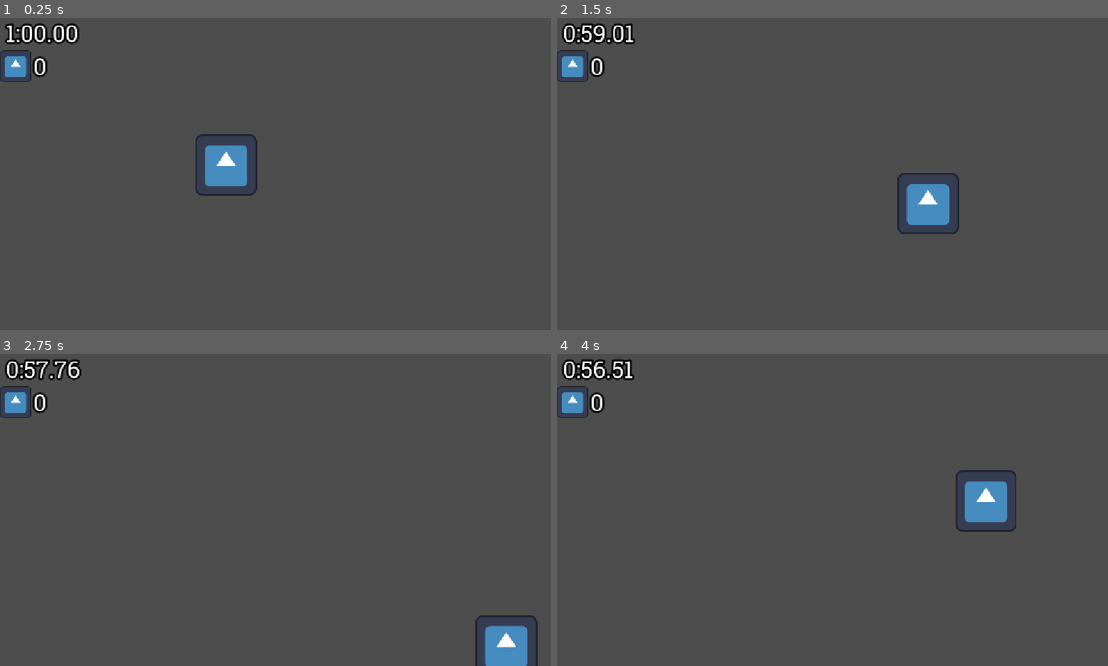
Above: before the commit, frames 1-4 (two rows, left to right).
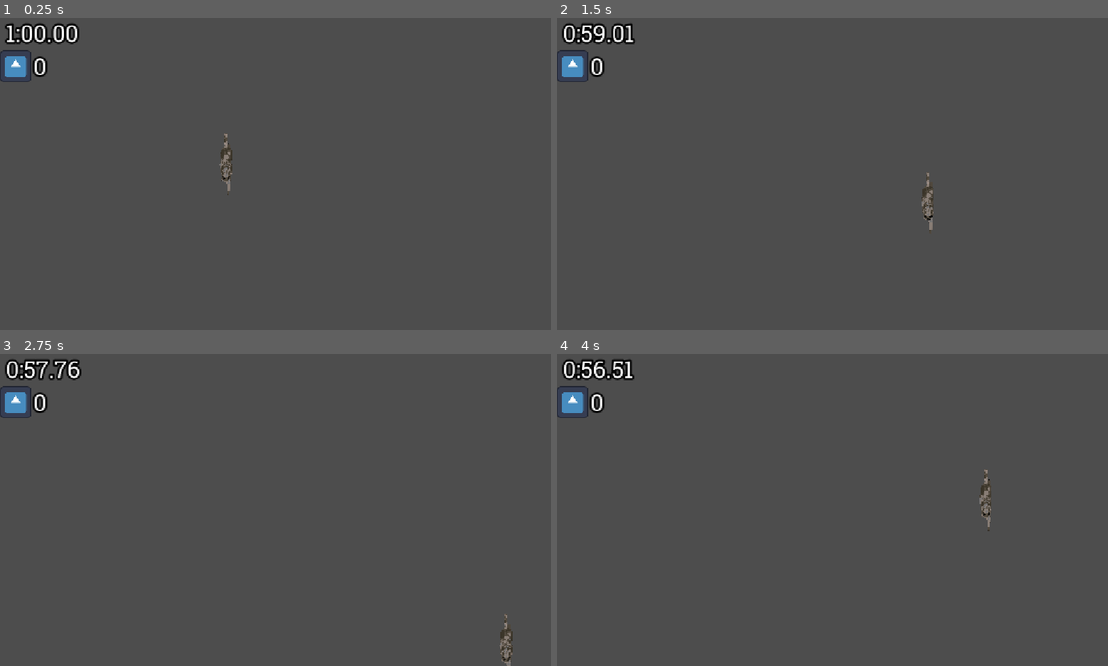
Above: after the commit, the same moments.

Repository: Emarald64/ancient-game-jam
Game: Godot game, scene res://source/main.tscn
Same seed, same stepped clock (60 frames per second), same inputs: the game is played once before the commit and once after it. The engine's default icon, where the game draws it, is replaced by a stand-in: a white triangle on a blue panel in a dark square.
Inputs:
- Up to frame 1 (0.25 s): no input
- Up to frame 2 (1.5 s): tap Enter at 0.5 s; hold D (move_right) 0.53-1.28 s; hold S (move_down) from 1.28 s (still down)
- Up to frame 3 (2.75 s): release S (move_down) at 2.03 s; hold D (move_right) from 2.03 s (still down)
- Up to frame 4 (4 s): release D (move_right) at 2.78 s; hold W (move_up) 2.78-3.53 s; hold A (move_left) from 3.53 s (still down)

The runs differ from the first frame. In frame 1, 1.3% of the frame differs, in the area x 35-47%, y 36-58%; in frame 2, 1.3%, in the area x 61-73%, y 49-70%; in frame 3, 1.2%; in frame 4, 1.3%.

Commit message:
added cat sprite sheet, needs to be cleaned up

Diff:
--- /dev/null
+++ b/source/cat_sprite.tscn
@@ -0,0 +1,670 @@
+[gd_scene format=3 uid="uid://b5gshl4y2tqit"]
+
+[ext_resource type="Texture2D" uid="uid://duiwv8p7s7udy" path="res://arte/catBigWalkSpriteSheet.png" id="1_hd2yd"]
+
+[sub_resource type="AtlasTexture" id="AtlasTexture_7dinq"]
+atlas = ExtResource("1_hd2yd")
+region = Rect2(572, 0, 52, 180)
+
+[sub_resource type="AtlasTexture" id="AtlasTexture_rlfvy"]
+atlas = ExtResource("1_hd2yd")
+region = Rect2(624, 0, 52, 180)
+
+[sub_resource type="AtlasTexture" id="AtlasTexture_454cx"]
+atlas = ExtResource("1_hd2yd")
+region = Rect2(676, 0, 52, 180)
+
+[sub_resource type="AtlasTexture" id="AtlasTexture_kcjj7"]
+atlas = ExtResource("1_hd2yd")
+region = Rect2(728, 0, 52, 180)
+
+[sub_resource type="AtlasTexture" id="AtlasTexture_7uy7g"]
+atlas = ExtResource("1_hd2yd")
+region = Rect2(780, 0, 52, 180)
+
+[sub_resource type="AtlasTexture" id="AtlasTexture_3wx2e"]
+atlas = ExtResource("1_hd2yd")
+region = Rect2(832, 0, 52, 180)
+
+[sub_resource type="AtlasTexture" id="AtlasTexture_x34k7"]
+atlas = ExtResource("1_hd2yd")
+region = Rect2(884, 0, 52, 180)
+
+[sub_resource type="AtlasTexture" id="AtlasTexture_5qsoe"]
+atlas = ExtResource("1_hd2yd")
+region = Rect2(936, 0, 52, 180)
+
+[sub_resource type="AtlasTexture" id="AtlasTexture_67tqu"]
+atlas = ExtResource("1_hd2yd")
+region = Rect2(988, 0, 52, 180)
+
+[sub_resource type="AtlasTexture" id="AtlasTexture_kpq4c"]
+atlas = ExtResource("1_hd2yd")
+region = Rect2(1040, 0, 52, 180)
+
+[sub_resource type="AtlasTexture" id="AtlasTexture_61tgc"]
+atlas = ExtResource("1_hd2yd")
+region = Rect2(1092, 0, 52, 180)
+
+[sub_resource type="AtlasTexture" id="AtlasTexture_sdj8b"]
+atlas = ExtResource("1_hd2yd")
+region = Rect2(0, 191, 118, 120)
+
+[sub_resource type="AtlasTexture" id="AtlasTexture_atehd"]
+atlas = ExtResource("1_hd2yd")
+region = Rect2(118, 191, 118, 120)
+
+[sub_resource type="AtlasTexture" id="AtlasTexture_h6jyj"]
+atlas = ExtResource("1_hd2yd")
+region = Rect2(236, 191, 118, 120)
+
+[sub_resource type="AtlasTexture" id="AtlasTexture_3t7lf"]
+atlas = ExtResource("1_hd2yd")
+region = Rect2(354, 191, 118, 120)
+
+[sub_resource type="AtlasTexture" id="AtlasTexture_65v77"]
+atlas = ExtResource("1_hd2yd")
+region = Rect2(472, 191, 118, 120)
+
+[sub_resource type="AtlasTexture" id="AtlasTexture_w3f2e"]
+atlas = ExtResource("1_hd2yd")
+region = Rect2(590, 191, 118, 120)
+
+[sub_resource type="AtlasTexture" id="AtlasTexture_o1nr7"]
+atlas = ExtResource("1_hd2yd")
+region = Rect2(708, 191, 118, 120)
+
+[sub_resource type="AtlasTexture" id="AtlasTexture_o4bjw"]
+atlas = ExtResource("1_hd2yd")
+region = Rect2(826, 191, 118, 120)
+
+[sub_resource type="AtlasTexture" id="AtlasTexture_isegi"]
+atlas = ExtResource("1_hd2yd")
+region = Rect2(944, 191, 118, 120)
+
+[sub_resource type="AtlasTexture" id="AtlasTexture_103hn"]
+atlas = ExtResource("1_hd2yd")
+region = Rect2(1062, 191, 118, 120)
+
+[sub_resource type="AtlasTexture" id="AtlasTexture_rikn8"]
+atlas = ExtResource("1_hd2yd")
+region = Rect2(1180, 191, 118, 120)
+
+[sub_resource type="AtlasTexture" id="AtlasTexture_avs44"]
+atlas = ExtResource("1_hd2yd")
+region = Rect2(1313, 313, 98, 110)
+
+[sub_resource type="AtlasTexture" id="AtlasTexture_rehpk"]
+atlas = ExtResource("1_hd2yd")
+region = Rect2(1411, 313, 98, 110)
+
+[sub_resource type="AtlasTexture" id="AtlasTexture_fqrqk"]
+atlas = ExtResource("1_hd2yd")
+region = Rect2(1509, 313, 98, 110)
+
+[sub_resource type="AtlasTexture" id="AtlasTexture_hhhbo"]
+atlas = ExtResource("1_hd2yd")
+region = Rect2(1607, 313, 98, 110)
+
+[sub_resource type="AtlasTexture" id="AtlasTexture_fypvq"]
+atlas = ExtResource("1_hd2yd")
+region = Rect2(1705, 313, 98, 110)
+
+[sub_resource type="AtlasTexture" id="AtlasTexture_ruolt"]
+atlas = ExtResource("1_hd2yd")
+region = Rect2(1803, 313, 98, 110)
+
+[sub_resource type="AtlasTexture" id="AtlasTexture_7hnnj"]
+atlas = ExtResource("1_hd2yd")
+region = Rect2(1901, 313, 98, 110)
+
+[sub_resource type="AtlasTexture" id="AtlasTexture_1aped"]
+atlas = ExtResource("1_hd2yd")
+region = Rect2(1999, 313, 98, 110)
+
+[sub_resource type="AtlasTexture" id="AtlasTexture_od35n"]
+atlas = ExtResource("1_hd2yd")
+region = Rect2(2097, 313, 98, 110)
+
+[sub_resource type="AtlasTexture" id="AtlasTexture_c8yff"]
+atlas = ExtResource("1_hd2yd")
+region = Rect2(2195, 313, 98, 110)
+
+[sub_resource type="AtlasTexture" id="AtlasTexture_iind4"]
+atlas = ExtResource("1_hd2yd")
+region = Rect2(2293, 313, 98, 110)
+
+[sub_resource type="AtlasTexture" id="AtlasTexture_3m7bb"]
+atlas = ExtResource("1_hd2yd")
+region = Rect2(1151, 0, 135, 81)
+
+[sub_resource type="AtlasTexture" id="AtlasTexture_lun6w"]
+atlas = ExtResource("1_hd2yd")
+region = Rect2(1286, 0, 135, 81)
+
+[sub_resource type="AtlasTexture" id="AtlasTexture_10yay"]
+atlas = ExtResource("1_hd2yd")
+region = Rect2(1421, 0, 135, 81)
+
+[sub_resource type="AtlasTexture" id="AtlasTexture_hiqr0"]
+atlas = ExtResource("1_hd2yd")
+region = Rect2(1556, 0, 135, 81)
+
+[sub_resource type="AtlasTexture" id="AtlasTexture_ayyal"]
+atlas = ExtResource("1_hd2yd")
+region = Rect2(1691, 0, 135, 81)
+
+[sub_resource type="AtlasTexture" id="AtlasTexture_hkf2r"]
+atlas = ExtResource("1_hd2yd")
+region = Rect2(1826, 0, 135, 81)
+
+[sub_resource type="AtlasTexture" id="AtlasTexture_6hcmj"]
+atlas = ExtResource("1_hd2yd")
+region = Rect2(1961, 0, 135, 81)
+
+[sub_resource type="AtlasTexture" id="AtlasTexture_4sk2m"]
+atlas = ExtResource("1_hd2yd")
+region = Rect2(2096, 0, 135, 81)
+
+[sub_resource type="AtlasTexture" id="AtlasTexture_uvx5e"]
+atlas = ExtResource("1_hd2yd")
+region = Rect2(2231, 0, 135, 81)
+
+[sub_resource type="AtlasTexture" id="AtlasTexture_6lpgg"]
+atlas = ExtResource("1_hd2yd")
+region = Rect2(2366, 0, 135, 81)
+
+[sub_resource type="AtlasTexture" id="AtlasTexture_c2jve"]
+atlas = ExtResource("1_hd2yd")
+region = Rect2(2501, 0, 135, 81)
+
+[sub_resource type="AtlasTexture" id="AtlasTexture_jbm5g"]
+atlas = ExtResource("1_hd2yd")
+region = Rect2(1177, 83, 135, 81)
+
+[sub_resource type="AtlasTexture" id="AtlasTexture_s3fqi"]
+atlas = ExtResource("1_hd2yd")
+region = Rect2(1312, 83, 135, 81)
+
+[sub_resource type="AtlasTexture" id="AtlasTexture_rqk7h"]
+atlas = ExtResource("1_hd2yd")
+region = Rect2(1447, 83, 135, 81)
+
+[sub_resource type="AtlasTexture" id="AtlasTexture_s0nsq"]
+atlas = ExtResource("1_hd2yd")
+region = Rect2(1582, 83, 135, 81)
+
+[sub_resource type="AtlasTexture" id="AtlasTexture_pc8xn"]
+atlas = ExtResource("1_hd2yd")
+region = Rect2(1717, 83, 135, 81)
+
+[sub_resource type="AtlasTexture" id="AtlasTexture_072xo"]
+atlas = ExtResource("1_hd2yd")
+region = Rect2(1852, 83, 135, 81)
+
+[sub_resource type="AtlasTexture" id="AtlasTexture_krsvd"]
+atlas = ExtResource("1_hd2yd")
+region = Rect2(1987, 83, 135, 81)
+
+[sub_resource type="AtlasTexture" id="AtlasTexture_1u18s"]
+atlas = ExtResource("1_hd2yd")
+region = Rect2(2122, 83, 135, 81)
+
+[sub_resource type="AtlasTexture" id="AtlasTexture_wnpv5"]
+atlas = ExtResource("1_hd2yd")
+region = Rect2(2257, 83, 135, 81)
+
+[sub_resource type="AtlasTexture" id="AtlasTexture_t4e2u"]
+atlas = ExtResource("1_hd2yd")
+region = Rect2(2392, 83, 135, 81)
+
+[sub_resource type="AtlasTexture" id="AtlasTexture_pu06j"]
+atlas = ExtResource("1_hd2yd")
+region = Rect2(2527, 83, 135, 81)
+
+[sub_resource type="AtlasTexture" id="AtlasTexture_sxb0h"]
+atlas = ExtResource("1_hd2yd")
+region = Rect2(0, 0, 52, 180)
+
+[sub_resource type="AtlasTexture" id="AtlasTexture_212yw"]
+atlas = ExtResource("1_hd2yd")
+region = Rect2(52, 0, 52, 180)
+
+[sub_resource type="AtlasTexture" id="AtlasTexture_chp3p"]
+atlas = ExtResource("1_hd2yd")
+region = Rect2(104, 0, 52, 180)
+
+[sub_resource type="AtlasTexture" id="AtlasTexture_6dl10"]
+atlas = ExtResource("1_hd2yd")
+region = Rect2(156, 0, 52, 180)
+
+[sub_resource type="AtlasTexture" id="AtlasTexture_t8ksx"]
+atlas = ExtResource("1_hd2yd")
+region = Rect2(208, 0, 52, 180)
+
+[sub_resource type="AtlasTexture" id="AtlasTexture_kaili"]
+atlas = ExtResource("1_hd2yd")
+region = Rect2(260, 0, 52, 180)
+
+[sub_resource type="AtlasTexture" id="AtlasTexture_vgopl"]
+atlas = ExtResource("1_hd2yd")
+region = Rect2(312, 0, 52, 180)
+
+[sub_resource type="AtlasTexture" id="AtlasTexture_tju38"]
+atlas = ExtResource("1_hd2yd")
+region = Rect2(364, 0, 52, 180)
+
+[sub_resource type="AtlasTexture" id="AtlasTexture_mjvn6"]
+atlas = ExtResource("1_hd2yd")
+region = Rect2(416, 0, 52, 180)
+
+[sub_resource type="AtlasTexture" id="AtlasTexture_758bk"]
+atlas = ExtResource("1_hd2yd")
+region = Rect2(468, 0, 52, 180)
+
+[sub_resource type="AtlasTexture" id="AtlasTexture_m6kx7"]
+atlas = ExtResource("1_hd2yd")
+region = Rect2(520, 0, 52, 180)
+
+[sub_resource type="AtlasTexture" id="AtlasTexture_6xtgc"]
+atlas = ExtResource("1_hd2yd")
+region = Rect2(1321, 192, 98, 110)
+
+[sub_resource type="AtlasTexture" id="AtlasTexture_yci4s"]
+atlas = ExtResource("1_hd2yd")
+region = Rect2(1419, 192, 98, 110)
+
+[sub_resource type="AtlasTexture" id="AtlasTexture_0i0hv"]
+atlas = ExtResource("1_hd2yd")
+region = Rect2(1517, 192, 98, 110)
+
+[sub_resource type="AtlasTexture" id="AtlasTexture_m04bu"]
+atlas = ExtResource("1_hd2yd")
+region = Rect2(1615, 192, 98, 110)
+
+[sub_resource type="AtlasTexture" id="AtlasTexture_8hfv6"]
+atlas = ExtResource("1_hd2yd")
+region = Rect2(1713, 192, 98, 110)
+
+[sub_resource type="AtlasTexture" id="AtlasTexture_7sywf"]
+atlas = ExtResource("1_hd2yd")
+region = Rect2(1811, 192, 98, 110)
+
+[sub_resource type="AtlasTexture" id="AtlasTexture_3px5a"]
+atlas = ExtResource("1_hd2yd")
+region = Rect2(1909, 192, 98, 110)
+
+[sub_resource type="AtlasTexture" id="AtlasTexture_o6q6w"]
+atlas = ExtResource("1_hd2yd")
+region = Rect2(2007, 192, 98, 110)
+
+[sub_resource type="AtlasTexture" id="AtlasTexture_84xka"]
+atlas = ExtResource("1_hd2yd")
+region = Rect2(2105, 192, 98, 110)
+
+[sub_resource type="AtlasTexture" id="AtlasTexture_bqx70"]
+atlas = ExtResource("1_hd2yd")
+region = Rect2(2203, 192, 98, 110)
+
+[sub_resource type="AtlasTexture" id="AtlasTexture_7ijot"]
+atlas = ExtResource("1_hd2yd")
+region = Rect2(2301, 192, 98, 110)
+
+[sub_resource type="AtlasTexture" id="AtlasTexture_kqtes"]
+atlas = ExtResource("1_hd2yd")
+region = Rect2(0, 322, 118, 120)
+
+[sub_resource type="AtlasTexture" id="AtlasTexture_q2w0s"]
+atlas = ExtResource("1_hd2yd")
+region = Rect2(118, 322, 118, 120)
+
+[sub_resource type="AtlasTexture" id="AtlasTexture_46emd"]
+atlas = ExtResource("1_hd2yd")
+region = Rect2(236, 322, 118, 120)
+
+[sub_resource type="AtlasTexture" id="AtlasTexture_8b2bc"]
+atlas = ExtResource("1_hd2yd")
+region = Rect2(354, 322, 118, 120)
+
+[sub_resource type="AtlasTexture" id="AtlasTexture_k0eij"]
+atlas = ExtResource("1_hd2yd")
+region = Rect2(472, 322, 118, 120)
+
+[sub_resource type="AtlasTexture" id="AtlasTexture_ul40g"]
+atlas = ExtResource("1_hd2yd")
+region = Rect2(590, 322, 118, 120)
+
+[sub_resource type="AtlasTexture" id="AtlasTexture_osehb"]
+atlas = ExtResource("1_hd2yd")
+region = Rect2(708, 322, 118, 120)
+
+[sub_resource type="AtlasTexture" id="AtlasTexture_m3xuk"]
+atlas = ExtResource("1_hd2yd")
+region = Rect2(826, 322, 118, 120)
+
+[sub_resource type="AtlasTexture" id="AtlasTexture_sdslu"]
+atlas = ExtResource("1_hd2yd")
+region = Rect2(944, 322, 118, 120)
+
+[sub_resource type="AtlasTexture" id="AtlasTexture_q61sm"]
+atlas = ExtResource("1_hd2yd")
+region = Rect2(1062, 322, 118, 120)
+
+[sub_resource type="AtlasTexture" id="AtlasTexture_yndxj"]
+atlas = ExtResource("1_hd2yd")
+region = Rect2(1180, 322, 118, 120)
+
+[sub_resource type="SpriteFrames" id="SpriteFrames_6j2d2"]
+animations = [{
+"frames": [{
+"duration": 1.0,
+"texture": SubResource("AtlasTexture_7dinq")
+}, {
+"duration": 1.0,
+"texture": SubResource("AtlasTexture_rlfvy")
+}, {
+"duration": 1.0,
+"texture": SubResource("AtlasTexture_454cx")
+}, {
+"duration": 1.0,
+"texture": SubResource("AtlasTexture_kcjj7")
+}, {
+"duration": 1.0,
+"texture": SubResource("AtlasTexture_7uy7g")
+}, {
+"duration": 1.0,
+"texture": SubResource("AtlasTexture_3wx2e")
+}, {
+"duration": 1.0,
+"texture": SubResource("AtlasTexture_x34k7")
+}, {
+"duration": 1.0,
+"texture": SubResource("AtlasTexture_5qsoe")
+}, {
+"duration": 1.0,
+"texture": SubResource("AtlasTexture_67tqu")
+}, {
+"duration": 1.0,
+"texture": SubResource("AtlasTexture_kpq4c")
+}, {
+"duration": 1.0,
+"texture": SubResource("AtlasTexture_61tgc")
+}],
+"loop": 1,
+"name": &"walk_down",
+"speed": 2.0
+}, {
+"frames": [{
+"duration": 1.0,
+"texture": SubResource("AtlasTexture_sdj8b")
+}, {
+"duration": 1.0,
+"texture": SubResource("AtlasTexture_atehd")
+}, {
+"duration": 1.0,
+"texture": SubResource("AtlasTexture_h6jyj")
+}, {
+"duration": 1.0,
+"texture": SubResource("AtlasTexture_3t7lf")
+}, {
+"duration": 1.0,
+"texture": SubResource("AtlasTexture_65v77")
+}, {
+"duration": 1.0,
+"texture": SubResource("AtlasTexture_w3f2e")
+}, {
+"duration": 1.0,
+"texture": SubResource("AtlasTexture_o1nr7")
+}, {
+"duration": 1.0,
+"texture": SubResource("AtlasTexture_o4bjw")
+}, {
+"duration": 1.0,
+"texture": SubResource("AtlasTexture_isegi")
+}, {
+"duration": 1.0,
+"texture": SubResource("AtlasTexture_103hn")
+}, {
+"duration": 1.0,
+"texture": SubResource("AtlasTexture_rikn8")
+}],
+"loop": 1,
+"name": &"walk_down_left",
+"speed": 2.0
+}, {
+"frames": [{
+"duration": 1.0,
+"texture": SubResource("AtlasTexture_avs44")
+}, {
+"duration": 1.0,
+"texture": SubResource("AtlasTexture_rehpk")
+}, {
+"duration": 1.0,
+"texture": SubResource("AtlasTexture_fqrqk")
+}, {
+"duration": 1.0,
+"texture": SubResource("AtlasTexture_hhhbo")
+}, {
+"duration": 1.0,
+"texture": SubResource("AtlasTexture_fypvq")
+}, {
+"duration": 1.0,
+"texture": SubResource("AtlasTexture_ruolt")
+}, {
+"duration": 1.0,
+"texture": SubResource("AtlasTexture_7hnnj")
+}, {
+"duration": 1.0,
+"texture": SubResource("AtlasTexture_1aped")
+}, {
+"duration": 1.0,
+"texture": SubResource("AtlasTexture_od35n")
+}, {
+"duration": 1.0,
+"texture": SubResource("AtlasTexture_c8yff")
+}, {
+"duration": 1.0,
+"texture": SubResource("AtlasTexture_iind4")
+}],
+"loop": 1,
+"name": &"walk_down_right",
+"speed": 2.0
+}, {
+"frames": [{
+"duration": 1.0,
+"texture": SubResource("AtlasTexture_3m7bb")
+}, {
+"duration": 1.0,
+"texture": SubResource("AtlasTexture_lun6w")
+}, {
+"duration": 1.0,
+"texture": SubResource("AtlasTexture_10yay")
+}, {
+"duration": 1.0,
+"texture": SubResource("AtlasTexture_hiqr0")
+}, {
+"duration": 1.0,
+"texture": SubResource("AtlasTexture_ayyal")
+}, {
+"duration": 1.0,
+"texture": SubResource("AtlasTexture_hkf2r")
+}, {
+"duration": 1.0,
+"texture": SubResource("AtlasTexture_6hcmj")
+}, {
+"duration": 1.0,
+"texture": SubResource("AtlasTexture_4sk2m")
+}, {
+"duration": 1.0,
+"texture": SubResource("AtlasTexture_uvx5e")
+}, {
+"duration": 1.0,
+"texture": SubResource("AtlasTexture_6lpgg")
+}, {
+"duration": 1.0,
+"texture": SubResource("AtlasTexture_c2jve")
+}],
+"loop": 1,
+"name": &"walk_left",
+"speed": 2.0
+}, {
+"frames": [{
+"duration": 1.0,
+"texture": SubResource("AtlasTexture_jbm5g")
+}, {
+"duration": 1.0,
+"texture": SubResource("AtlasTexture_s3fqi")
+}, {
+"duration": 1.0,
+"texture": SubResource("AtlasTexture_rqk7h")
+}, {
+"duration": 1.0,
+"texture": SubResource("AtlasTexture_s0nsq")
+}, {
+"duration": 1.0,
+"texture": SubResource("AtlasTexture_pc8xn")
+}, {
+"duration": 1.0,
+"texture": SubResource("AtlasTexture_072xo")
+}, {
+"duration": 1.0,
+"texture": SubResource("AtlasTexture_krsvd")
+}, {
+"duration": 1.0,
+"texture": SubResource("AtlasTexture_1u18s")
+}, {
+"duration": 1.0,
+"texture": SubResource("AtlasTexture_wnpv5")
+}, {
+"duration": 1.0,
+"texture": SubResource("AtlasTexture_t4e2u")
+}, {
+"duration": 1.0,
+"texture": SubResource("AtlasTexture_pu06j")
+}],
+"loop": 1,
+"name": &"walk_right",
+"speed": 2.0
+}, {
+"frames": [{
+"duration": 1.0,
+"texture": SubResource("AtlasTexture_sxb0h")
+}, {
+"duration": 1.0,
+"texture": SubResource("AtlasTexture_212yw")
+}, {
+"duration": 1.0,
+"texture": SubResource("AtlasTexture_chp3p")
+}, {
+"duration": 1.0,
+"texture": SubResource("AtlasTexture_6dl10")
+}, {
+"duration": 1.0,
+"texture": SubResource("AtlasTexture_t8ksx")
+}, {
+"duration": 1.0,
+"texture": SubResource("AtlasTexture_kaili")
+}, {
+"duration": 1.0,
+"texture": SubResource("AtlasTexture_vgopl")
+}, {
+"duration": 1.0,
+"texture": SubResource("AtlasTexture_tju38")
+}, {
+"duration": 1.0,
+"texture": SubResource("AtlasTexture_mjvn6")
+}, {
+"duration": 1.0,
+"texture": SubResource("AtlasTexture_758bk")
+}, {
+"duration": 1.0,
+"texture": SubResource("AtlasTexture_m6kx7")
+}],
+"loop": 1,
+"name": &"walk_up",
+"speed": 2.0
+}, {
+"frames": [{
+"duration": 1.0,
+"texture": SubResource("AtlasTexture_6xtgc")
+}, {
+"duration": 1.0,
+"texture": SubResource("AtlasTexture_yci4s")
+}, {
+"duration": 1.0,
+"texture": SubResource("AtlasTexture_0i0hv")
+}, {
+"duration": 1.0,
+"texture": SubResource("AtlasTexture_m04bu")
+}, {
+"duration": 1.0,
+"texture": SubResource("AtlasTexture_8hfv6")
+}, {
+"duration": 1.0,
+"texture": SubResource("AtlasTexture_7sywf")
+}, {
+"duration": 1.0,
+"texture": SubResource("AtlasTexture_3px5a")
+}, {
+"duration": 1.0,
+"texture": SubResource("AtlasTexture_o6q6w")
+}, {
+"duration": 1.0,
+"texture": SubResource("AtlasTexture_84xka")
+}, {
+"duration": 1.0,
+"texture": SubResource("AtlasTexture_bqx70")
+}, {
+"duration": 1.0,
+"texture": SubResource("AtlasTexture_7ijot")
+}],
+"loop": 1,
+"name": &"walk_up_left",
+"speed": 2.0
+}, {
+"frames": [{
+"duration": 1.0,
+"texture": SubResource("AtlasTexture_kqtes")
+}, {
+"duration": 1.0,
+"texture": SubResource("AtlasTexture_q2w0s")
+}, {
+"duration": 1.0,
+"texture": SubResource("AtlasTexture_46emd")
+}, {
+"duration": 1.0,
+"texture": SubResource("AtlasTexture_8b2bc")
+}, {
+"duration": 1.0,
+"texture": SubResource("AtlasTexture_k0eij")
+}, {
+"duration": 1.0,
+"texture": SubResource("AtlasTexture_ul40g")
+}, {
+"duration": 1.0,
+"texture": SubResource("AtlasTexture_osehb")
+}, {
+"duration": 1.0,
+"texture": SubResource("AtlasTexture_m3xuk")
+}, {
+"duration": 1.0,
+"texture": SubResource("AtlasTexture_sdslu")
+}, {
+"duration": 1.0,
+"texture": SubResource("AtlasTexture_q61sm")
+}, {
+"duration": 1.0,
+"texture": SubResource("AtlasTexture_yndxj")
+}],
+"loop": 1,
+"name": &"walk_up_right",
+"speed": 2.0
+}]
+
+[node name="CatSprite" type="AnimatedSprite2D" unique_id=1784879053]
+texture_filter = 1
+sprite_frames = SubResource("SpriteFrames_6j2d2")
+animation = &"walk_left"
+frame = 4
+frame_progress = 0.24838105
+speed_scale = 10.0
--- a/source/player.tscn
+++ b/source/player.tscn
@@ -1,17 +1,22 @@
 [gd_scene format=3 uid="uid://c371gspmx2x7j"]
 
 [ext_resource type="Script" uid="uid://5imd3s4duyyn" path="res://source/player.gd" id="1_l788v"]
-[ext_resource type="Texture2D" uid="uid://4q335xxs2p" path="res://icon.svg" id="1_pkbjd"]
+[ext_resource type="PackedScene" uid="uid://b5gshl4y2tqit" path="res://source/cat_sprite.tscn" id="2_l788v"]
 
 [sub_resource type="RectangleShape2D" id="RectangleShape2D_a6585"]
-size = Vector2(128, 128)
+size = Vector2(54, 58)
+
+[sub_resource type="RectangleShape2D" id="RectangleShape2D_mgyxd"]
+size = Vector2(110, 110)
 
 [node name="Player" type="CharacterBody2D" unique_id=610998424]
 motion_mode = 1
 script = ExtResource("1_l788v")
 
-[node name="Sprite2D" type="Sprite2D" parent="." unique_id=1304659693]
-texture = ExtResource("1_pkbjd")
+[node name="CatSprite" parent="." unique_id=1784879053 instance=ExtResource("2_l788v")]
+animation = &"walk_down"
+frame = 0
+frame_progress = 0.0
 
 [node name="CollisionShape2D" type="CollisionShape2D" parent="." unique_id=135320124]
 shape = SubResource("RectangleShape2D_a6585")
@@ -21,6 +26,6 @@
 collision_mask = 2
 
 [node name="CollisionShape2D" type="CollisionShape2D" parent="Pickup" unique_id=78467523]
-shape = SubResource("RectangleShape2D_a6585")
+shape = SubResource("RectangleShape2D_mgyxd")
 
 [connection signal="area_entered" from="Pickup" to="." method="_on_pickup"]
Binary file added: arte/catBigWalkSpriteSheet.png
Not shown, added: arte/catBigWalkSpriteSheet.png.import
